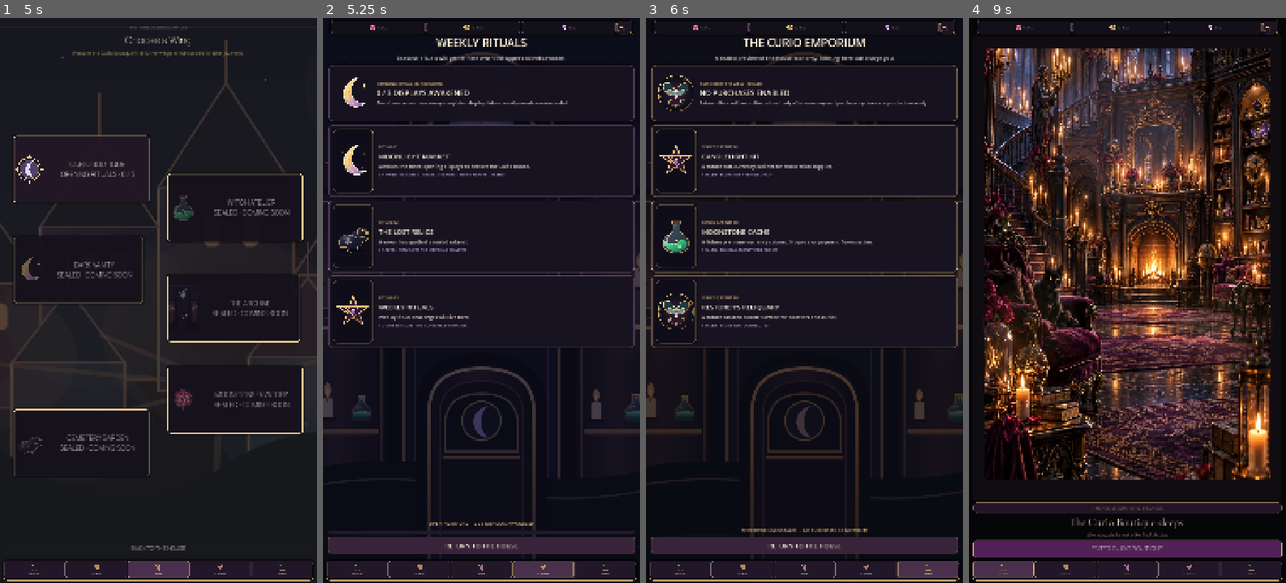
Above: before the commit, frames 1-4 (left to right).
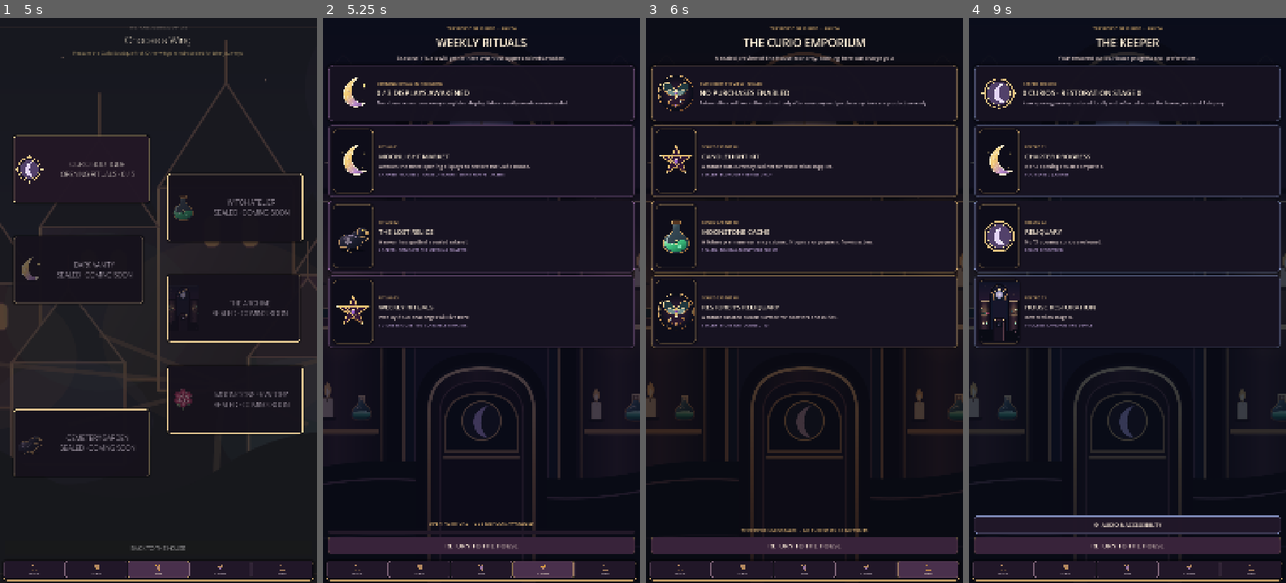
Above: after the commit, the same moments.

Repository: Jay-prodesign/akilta-match3
Game: Godot game, scene res://src/app/app_bootstrap.tscn
Two runs of this game, one before a commit and one after it. Both use one fixed random seed, a clock stepped at 60 frames per second and the inputs below.
Inputs (mouse positions are in pixels of both pictures, inside the frame that each line leads up to):
- Up to frame 1 (5 s): click "ENTER THE HOUSE" at 0.5 s; click "ENTER CURIO BOUTIQUE" at 1.25 s; click (34, 571) at 2 s; click "ENTER CURIO BOUTIQUE" at 2.75 s; click (95, 571) at 3.5 s; click (158, 571) at 4.25 s
- Up to frame 2 (5.25 s): click (541, 571) at 5 s
- Up to frame 3 (6 s): click (928, 571) at 5.77 s
- Up to frame 4 (9 s): click "RETURN TO THE HOUSE" at 6.5 s; click (1270, 29) at 7.25 s; click "⚙ AUDIO & ACCESSIBILITY" at 8 s; click "RETURN TO THE HOUSE" at 8.75 s

Frame 1 is identical in both runs. In frame 2, 0.2% of the frame differs, in the area x 2-98%, y 0-3%; in frame 3, 0.2%; in frame 4, 63%, in the area x 0-100%, y 0-100%.

Commit message:
Make secondary shell destinations real routes

Diff:
--- a/src/app/app_bootstrap.gd
+++ b/src/app/app_bootstrap.gd
@@ -179,19 +179,38 @@
 	return true
 
 func show_feature_preview(feature: String) -> bool:
-	# First-party, non-monetized preview: all controls are navigable, purchases remain disabled.
-	if navigation == null or navigation.current() != NavigationScript.Route.HOUSE:
-		return false
-	# Reopening Events or Shop must replace the existing preview, not stack
-	# opaque full-screen overlays and strand earlier back buttons.
-	for existing in screen_host.get_children():
-		if existing.name == "FeaturePreview":
-			screen_host.remove_child(existing)
-			existing.queue_free()
+	# Truthful internal-review destinations are real product routes/screens.
+	# Events and Shop remain unavailable for live actions, but they are not
+	# overlays pretending the player is still on the House route.
+	if navigation == null:
+		return false
+	var feature_key := feature.to_lower()
+	var target_route := -1
+	var screen_name := ""
+	match feature_key:
+		"events":
+			target_route = NavigationScript.Route.EVENTS
+			screen_name = "EventsScreen"
+		"shop":
+			target_route = NavigationScript.Route.SHOP
+			screen_name = "ShopScreen"
+		"profile":
+			target_route = NavigationScript.Route.PROFILE_SETTINGS
+			screen_name = "ProfileSettingsScreen"
+		_:
+			return false
+	if navigation.current() != NavigationScript.Route.HOUSE and navigation.current() != target_route:
+		if not _ensure_house_route():
+			return false
+	if navigation.current() == NavigationScript.Route.HOUSE:
+		if not navigation.go(target_route, {"via": "product_navigation", "screen": feature_key}):
+			return false
+	elif navigation.current() != target_route:
+		return false
 	var overlay := Control.new()
-	overlay.name = "FeaturePreview"
+	overlay.name = screen_name
 	overlay.set_anchors_and_offsets_preset(Control.PRESET_FULL_RECT)
-	screen_host.add_child(overlay)
+	_show_screen(overlay)
 	var backdrop := ColorRect.new()
 	backdrop.color = Color("#0A0C16")
 	backdrop.set_anchors_and_offsets_preset(Control.PRESET_FULL_RECT)
@@ -206,7 +225,6 @@
 	layout.add_theme_constant_override("separation", 12)
 	layout.alignment = BoxContainer.ALIGNMENT_BEGIN
 	overlay.add_child(layout)
-	var feature_key := feature.to_lower()
 	var is_events := feature_key == "events"
 	var is_profile := feature_key == "profile"
 	var completed_count := mini(int(progress.completed_levels.size()) if progress != null else 0, INTERNAL_REVIEW_LEVEL_COUNT)
@@ -463,11 +481,7 @@
 		preferences.add_theme_stylebox_override("hover", preferences_hover)
 		preferences.add_theme_stylebox_override("pressed", preferences_hover)
 		layout.add_child(preferences)
-		preferences.pressed.connect(func():
-			if is_instance_valid(overlay):
-				overlay.queue_free()
-			show_settings()
-		)
+		preferences.pressed.connect(func(): show_settings())
 	var back := Button.new()
 	back.name = "BackToHouse"
 	back.text = "RETURN TO THE HOUSE"
@@ -593,10 +607,13 @@
 		ProductNavigation.attach(screen as Control, active_section, Callable(self, "_on_shell_navigation_requested"), content_path)
 
 func _dismiss_feature_preview() -> void:
-	var overlay := screen_host.get_node_or_null("FeaturePreview")
-	if overlay != null:
-		screen_host.remove_child(overlay)
-		overlay.queue_free()
+	if navigation == null:
+		return
+	if navigation.current() in [NavigationScript.Route.EVENTS, NavigationScript.Route.SHOP, NavigationScript.Route.PROFILE_SETTINGS]:
+		if navigation.go(NavigationScript.Route.HOUSE, {"via": "feature_back"}):
+			_render_house()
+	elif navigation.current() == NavigationScript.Route.HOUSE:
+		_render_house()
 
 func _ensure_house_route() -> bool:
 	if navigation == null:
--- a/src/app/navigation_controller.gd
+++ b/src/app/navigation_controller.gd
@@ -86,7 +86,7 @@
 	return _settings_open
 
 func open_settings() -> bool:
-	if _in_transition or not (_route in [Route.HOUSE, Route.GAMEPLAY]) or _settings_open:
+	if _in_transition or not (_route in [Route.HOUSE, Route.GAMEPLAY, Route.PROFILE_SETTINGS]) or _settings_open:
 		return false
 	_settings_open = true
 	settings_changed.emit(true)
@@ -114,4 +114,6 @@
 			return "chapters" if go(Route.CHAPTERS, {"via": "back"}) else "none"
 		Route.PRESTART:
 			return "map" if go(Route.MAP, {"via": "back"}) else "none"
+		Route.EVENTS, Route.SHOP, Route.PROFILE_SETTINGS:
+			return "house" if go(Route.HOUSE, {"via": "back"}) else "none"
 	return "none"
--- a/tests/integration/test_first_player_journey.gd
+++ b/tests/integration/test_first_player_journey.gd
@@ -129,17 +129,19 @@
 		collection_nav.get_node("Scroll/Items/NavEvents").emit_signal("pressed")
 	await process_frame
 	await process_frame
-	_expect(str(app.current_route_name()) == "house", "secondary navigation must return to House authority before opening Events")
-	var events_preview = app.get_node_or_null("ScreenHost/FeaturePreview")
-	_expect(events_preview != null and events_preview.get_node("FeatureLayout/FeatureTitle").text == "WEEKLY RITUALS", "Events tab must open from shared product navigation")
-	_expect(events_preview != null and events_preview.get_node_or_null("ProductNavigation") != null, "Events preview must retain shared product navigation")
+	_expect(str(app.current_route_name()) == "events", "Events destination must own a real route instead of masquerading as House")
+	var events_preview = app.current_screen()
+	_expect(events_preview != null and events_preview.name == "EventsScreen" and events_preview.get_node("FeatureLayout/FeatureTitle").text == "WEEKLY RITUALS", "Events tab must open as the S10 shell screen")
+	_expect(events_preview != null and events_preview.get_node_or_null("ProductNavigation") != null, "Events screen must retain shared product navigation")
 	if events_preview != null:
 		events_preview.get_node("ProductNavigation/Scroll/Items/NavShop").emit_signal("pressed")
 	await process_frame
 	await process_frame
-	var shop_preview = app.get_node_or_null("ScreenHost/FeaturePreview")
-	_expect(shop_preview != null and shop_preview.get_node("FeatureLayout/FeatureTitle").text == "THE CURIO EMPORIUM", "Shop must open directly from Events navigation")
-	_expect(shop_preview != null and shop_preview.get_node_or_null("ProductNavigation") != null, "Shop preview must retain shared product navigation")
+	_expect(str(app.current_route_name()) == "shop", "Shop destination must own a real route")
+	var shop_preview = app.current_screen()
+	_expect(shop_preview != null and shop_preview.name == "ShopScreen" and shop_preview.get_node("FeatureLayout/FeatureTitle").text == "THE CURIO EMPORIUM", "Shop must open directly from Events navigation")
+	_expect(shop_preview != null and shop_preview.get_node_or_null("ProductNavigation") != null, "Shop screen must retain shared product navigation")
+	_expect(shop_preview != null and shop_preview.get_node_or_null("FeatureLayout/NoPurchasesNotice") != null, "Shop must truthfully expose that purchases are disabled")
 	if shop_preview != null:
 		shop_preview.get_node("ProductNavigation/Scroll/Items/NavHouse").emit_signal("pressed")
 	await process_frame
@@ -253,20 +255,30 @@
 			_expect(completion_label != null and completion_label.text.contains("OPENING CABINET SET COMPLETE"), "completed House banner must name the opening cabinet completion")
 			_expect(app.show_feature_preview("Events"), "completed House must open Events")
 			await process_frame
-			var completed_event_progress: Label = app.get_node_or_null("ScreenHost/FeaturePreview/FeatureLayout/ChapterRitualProgress")
+			_expect(str(app.current_route_name()) == "events", "completed House must enter the Events route")
+			var completed_event_progress: Label = app.current_screen().get_node_or_null("FeatureLayout/ChapterRitualProgress")
 			_expect(completed_event_progress != null and completed_event_progress.text.begins_with("OPENING RITUAL COMPLETE"), "Events must reflect the completed 3/3 opening ritual")
-			app.get_node("ScreenHost/FeaturePreview/FeatureLayout/BackToHouse").emit_signal("pressed")
+			app.current_screen().get_node("FeatureLayout/BackToHouse").emit_signal("pressed")
 			await process_frame
 			_expect(app.show_feature_preview("Profile"), "completed House must open Profile")
 			await process_frame
-			var profile_preview = app.get_node_or_null("ScreenHost/FeaturePreview")
+			_expect(str(app.current_route_name()) == "profile_settings", "Profile must own the S12 route")
+			var profile_preview = app.current_screen()
 			var profile_copy := ""
 			if profile_preview != null:
 				for label_node in profile_preview.find_children("", "Label", true, false):
 					profile_copy += (label_node as Label).text + "\n"
 			_expect(profile_copy.contains("FIRST CABINET SET RESTORED"), "Profile must summarize the completed opening chapter")
 			_expect(profile_copy.contains("OPENING RESTORATION COMPLETE"), "Profile must summarize the completed House restoration")
-			app.get_node("ScreenHost/FeaturePreview/FeatureLayout/BackToHouse").emit_signal("pressed")
+			var profile_settings_button: Button = profile_preview.get_node_or_null("FeatureLayout/ProfileSettings") as Button
+			_expect(profile_settings_button != null, "Profile must expose its real Settings state")
+			if profile_settings_button != null:
+				profile_settings_button.emit_signal("pressed")
+				await process_frame
+				_expect(app.navigation.is_settings_open(), "Profile Settings must open without leaving S12")
+				_expect(str(app.current_route_name()) == "profile_settings", "Settings modal must preserve the Profile route")
+				_expect(app.close_settings(), "Profile Settings must close cleanly")
+			app.current_screen().get_node("FeatureLayout/BackToHouse").emit_signal("pressed")
 			await process_frame
 		else:
 			_expect(app.show_house(), "unfinished Level 3 must safely return to House")
--- a/tests/visual/capture_three_level_progression.gd
+++ b/tests/visual/capture_three_level_progression.gd
@@ -64,22 +64,26 @@
 	if not app.show_feature_preview("Events"):
 		return _fail(app, "completed House -> Events failed")
 	await _frames(3)
-	var event_progress: Label = app.get_node_or_null("ScreenHost/FeaturePreview/FeatureLayout/ChapterRitualProgress") as Label
-	var event_hero_kicker: Label = app.get_node_or_null("ScreenHost/FeaturePreview/FeatureLayout/FeatureHero/HeroRow/HeroCopy/FeatureHeroKicker") as Label
-	var event_hero_title: Label = app.get_node_or_null("ScreenHost/FeaturePreview/FeatureLayout/FeatureHero/HeroRow/HeroCopy/FeatureHeroTitle") as Label
+	if String(app.current_route_name()) != "events" or app.current_screen() == null or app.current_screen().name != "EventsScreen":
+		return _fail(app, "Events must render as its own S10 route-backed screen")
+	var event_progress: Label = app.current_screen().get_node_or_null("FeatureLayout/ChapterRitualProgress") as Label
+	var event_hero_kicker: Label = app.current_screen().get_node_or_null("FeatureLayout/FeatureHero/HeroRow/HeroCopy/FeatureHeroKicker") as Label
+	var event_hero_title: Label = app.current_screen().get_node_or_null("FeatureLayout/FeatureHero/HeroRow/HeroCopy/FeatureHeroTitle") as Label
 	if event_progress == null or not event_progress.text.begins_with("OPENING RITUAL COMPLETE") or not event_progress.text.contains("3 / 3 DISPLAYS AWAKENED"):
 		return _fail(app, "Events does not expose the completed opening ritual state")
 	if event_hero_kicker == null or event_hero_kicker.text != "OPENING RITUAL COMPLETE" or event_hero_title == null or not event_hero_title.text.contains("3 / 3 DISPLAYS AWAKENED"):
 		return _fail(app, "completed Events hero does not resolve to the 3/3 ritual state")
 	if not await _save(app, "progression-final-events.png"):
 		return
-	app.get_node("ScreenHost/FeaturePreview/FeatureLayout/BackToHouse").emit_signal("pressed")
+	app.current_screen().get_node("FeatureLayout/BackToHouse").emit_signal("pressed")
 	await _frames(3)
 
 	if not app.show_feature_preview("Profile"):
 		return _fail(app, "completed House -> Profile failed")
 	await _frames(3)
-	var profile = app.get_node_or_null("ScreenHost/FeaturePreview")
+	if String(app.current_route_name()) != "profile_settings" or app.current_screen() == null or app.current_screen().name != "ProfileSettingsScreen":
+		return _fail(app, "Profile must render as its own S12 route-backed screen")
+	var profile = app.current_screen()
 	var profile_copy := ""
 	if profile != null:
 		for node in profile.find_children("", "Label", true, false):
@@ -92,15 +96,15 @@
 		return _fail(app, "Profile does not expose the restored first cabinet set")
 	if not profile_copy.contains("OPENING RESTORATION COMPLETE"):
 		return _fail(app, "Profile does not expose completed House restoration")
-	var profile_hero_kicker: Label = app.get_node_or_null("ScreenHost/FeaturePreview/FeatureLayout/FeatureHero/HeroRow/HeroCopy/FeatureHeroKicker") as Label
-	var profile_hero_title: Label = app.get_node_or_null("ScreenHost/FeaturePreview/FeatureLayout/FeatureHero/HeroRow/HeroCopy/FeatureHeroTitle") as Label
+	var profile_hero_kicker: Label = app.current_screen().get_node_or_null("FeatureLayout/FeatureHero/HeroRow/HeroCopy/FeatureHeroKicker") as Label
+	var profile_hero_title: Label = app.current_screen().get_node_or_null("FeatureLayout/FeatureHero/HeroRow/HeroCopy/FeatureHeroTitle") as Label
 	if profile_hero_kicker == null or profile_hero_kicker.text != "FIRST CABINET SET RESTORED":
 		return _fail(app, "completed Profile hero must identify the restored first cabinet set")
 	if profile_hero_title == null or not profile_hero_title.text.contains("3 CURIOS · RESTORATION STAGE 3"):
 		return _fail(app, "completed Profile hero must summarize 3 curios and stage 3")
 	if not await _save(app, "progression-final-profile.png"):
 		return
-	app.get_node("ScreenHost/FeaturePreview/FeatureLayout/BackToHouse").emit_signal("pressed")
+	app.current_screen().get_node("FeatureLayout/BackToHouse").emit_signal("pressed")
 	await _frames(3)
 
 	if not app.show_chapters():
